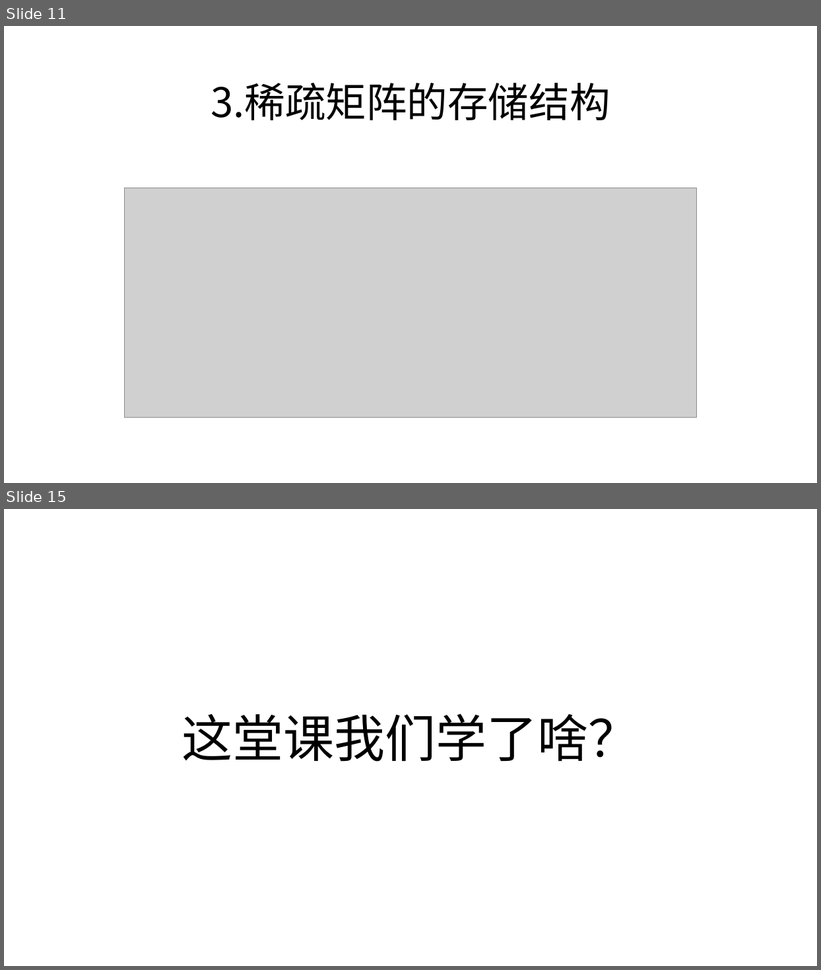
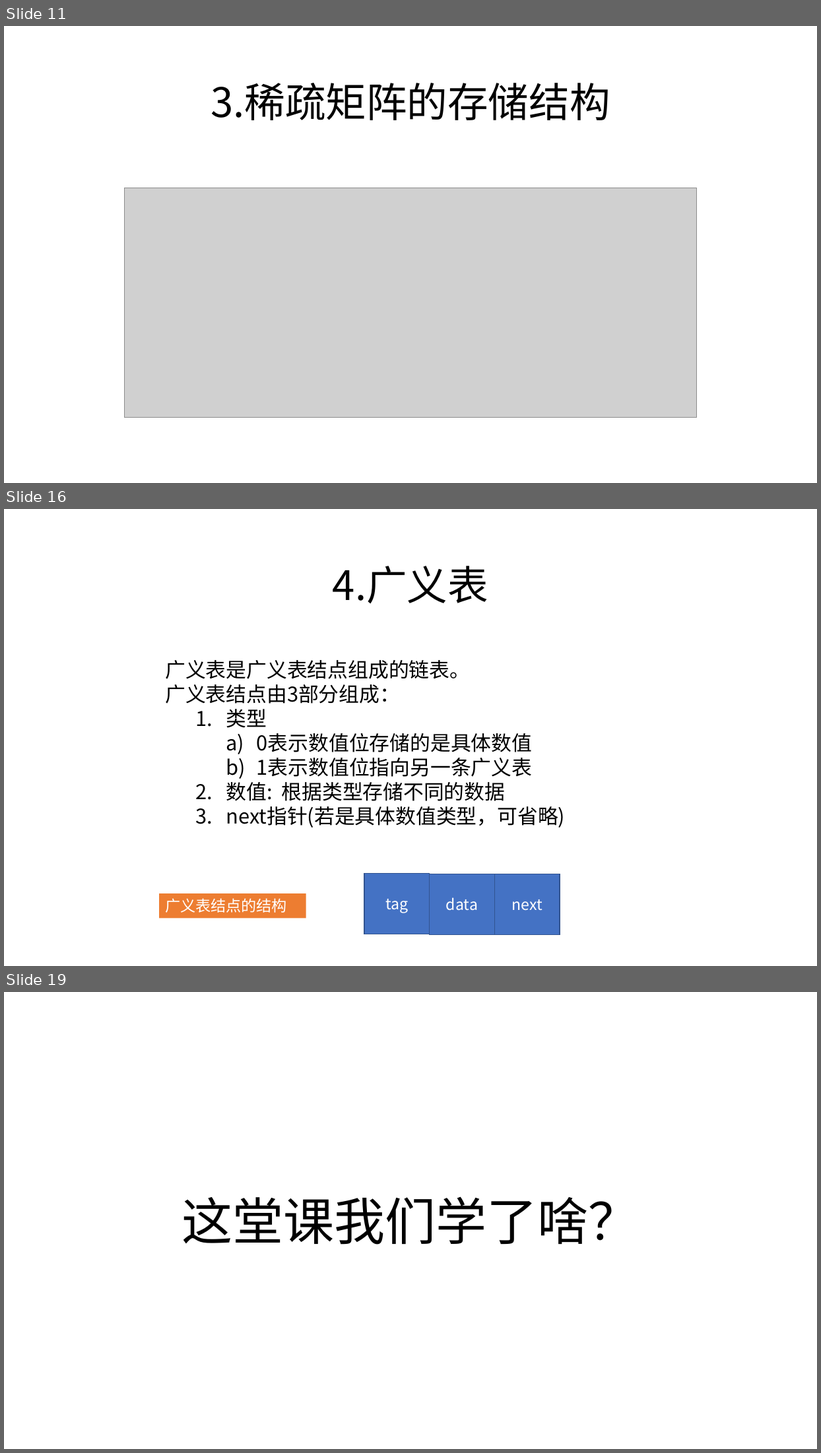
Before and after one commit to zjyesir/hmc_data_structure, a slide deck: ppt/5.数组和广义表.pptx. Shown one above the other, each under a label of ours: slides 11 and 15 before the commit, slides 11, 16 and 19 after it; the slides between them are not shown. The pictures are 821x970 and 821x1453 pixels, drawn with LibreOffice and Linux fonts; fonts in the diff are those of the drawing; grey boxes stand for pictures; background and template pictures are left out. Boxes give left, top, right and bottom in pixels: in the first picture for what was removed or moved away, otherwise in the second. Text is boxed around its words. In the diff, an @@ line names an element or a change of style, - is before the commit and + after.

Commit message:
数据结构修改

```diff
--- a/ppt/5.数组和广义表.pptx
+++ b/ppt/5.数组和广义表.pptx
@@ slide 16 added at [4,509,817,966], background picture (left out) @@
@@ text added at [333,566,488,604], 48 pt, text #000000 @@
+4.广义表
@@ text added at [165,660,566,828], 24 pt, text #000000 @@
+广义表是广义表结点组成的链表。
+广义表结点由3部分组成：
+  1. 类型
+    a) 0表示数值位存储的是具体数值
+    b) 1表示数值位指向另一条广义表
+  2. 数值: 根据类型存储不同的数据
+  3. next指针(若是具体数值类型，可省略)
@@ rectangle added at [364,874,430,935], fill #4472C4, outline #325491 1 pt, 18 pt, text #FFFFFF @@
+tag
@@ rectangle added at [430,875,495,935], fill #4472C4, outline #325491 1 pt, 18 pt, text #FFFFFF @@
+data
@@ rectangle added at [495,875,560,935], fill #4472C4, outline #325491 1 pt, 18 pt, text #FFFFFF @@
+next
@@ rectangle added at [160,894,306,918], fill #ED7D31, 18 pt, text #FFFFFF @@
+广义表结点的结构
@@ what was slide 15 is now slide 19 @@
```
Also in this commit, not shown: 3 slides changed, 5 other slides added, 2 slides removed, 3 other files.
